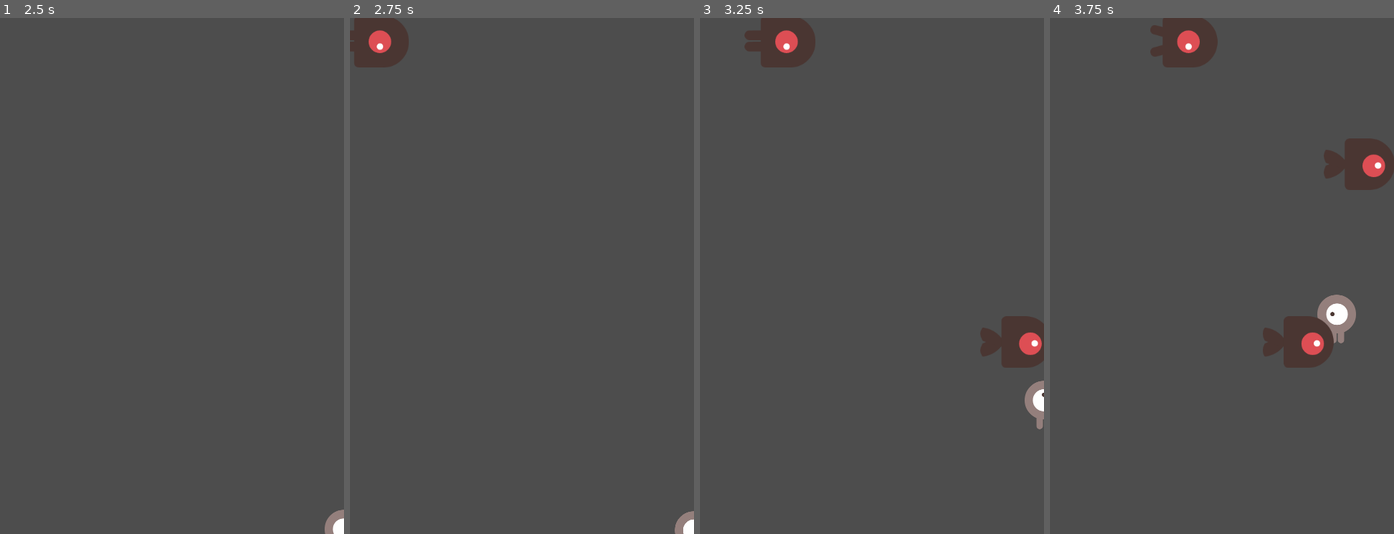
Above: before the commit, frames 1-4 (left to right).
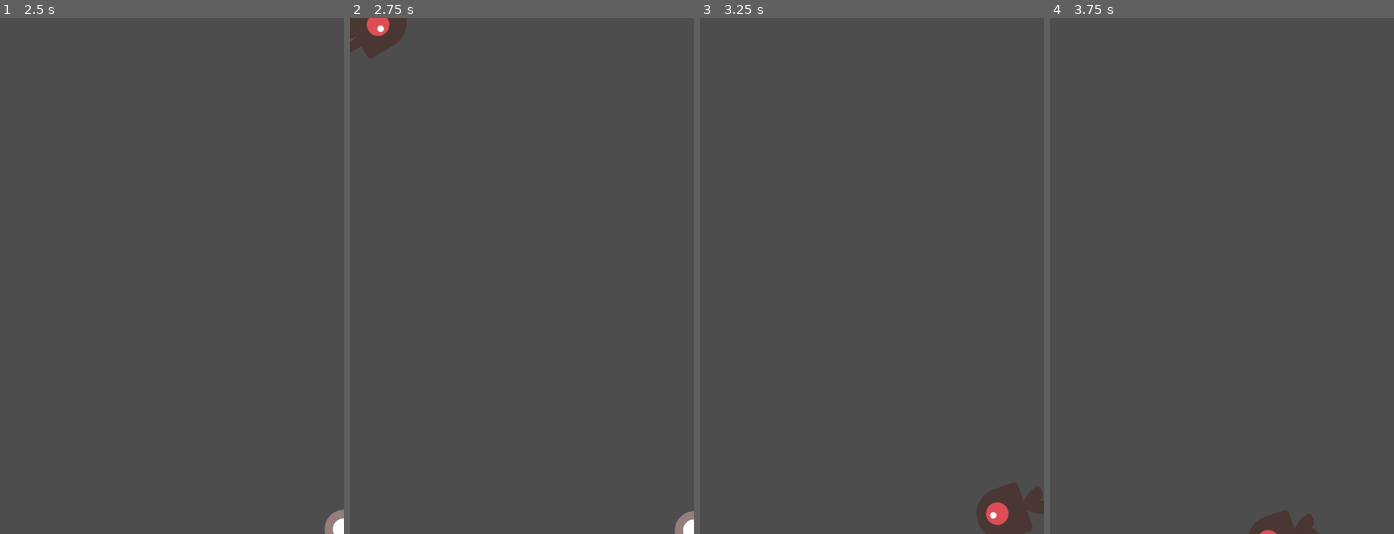
Above: after the commit, the same moments.

Repository: almightobasadre/DodgeTheCreeps_1289
Game: Godot game, scene res://main.tscn
Two runs of this game, one before a commit and one after it. Both use one fixed random seed, a clock stepped at 60 frames per second and the inputs below.
Inputs:
- Up to frame 1 (2.5 s): tap Enter at 0.5 s; hold Right (move_right) 0.53-1.28 s; hold Down (move_down) 1.28-2.03 s; hold Right (move_right) from 2.03 s (still down)
- Up to frame 2 (2.75 s): keep holding Right (move_right)
- Up to frame 3 (3.25 s): release Right (move_right) at 2.78 s; hold Up (move_up) from 2.78 s (still down)
- Up to frame 4 (3.75 s): release Up (move_up) at 3.53 s; hold Left (move_left) from 3.53 s (still down)

Frame 1 is identical in both runs. In frame 2, 0.9% of the frame differs, in the area x 0-18%, y 0-10%; in frame 3, 4.7%; in frame 4, 5.7%, in the area x 29-100%, y 0-100%.

Commit message:
Created a HUD scene and added randomness to mob direction

Diff:
--- /dev/null
+++ b/hud.tscn
@@ -0,0 +1,57 @@
+[gd_scene load_steps=2 format=3 uid="uid://ckyfs1qr03tu1"]
+
+[ext_resource type="FontFile" uid="uid://5c2d6wc32fwd" path="res://assets/fonts/Xolonium-Regular.ttf" id="1_iatky"]
+
+[node name="HUD" type="CanvasLayer"]
+
+[node name="ScoreLabel" type="Label" parent="."]
+anchors_preset = 5
+anchor_left = 0.5
+anchor_right = 0.5
+offset_left = -22.5
+offset_right = 22.5
+offset_bottom = 78.0
+grow_horizontal = 2
+size_flags_horizontal = 4
+theme_override_fonts/font = ExtResource("1_iatky")
+theme_override_font_sizes/font_size = 64
+text = "0"
+horizontal_alignment = 1
+
+[node name="Message" type="Label" parent="."]
+anchors_preset = 8
+anchor_left = 0.5
+anchor_top = 0.5
+anchor_right = 0.5
+anchor_bottom = 0.5
+offset_left = -240.0
+offset_top = -120.0
+offset_right = 240.0
+offset_bottom = 120.0
+grow_horizontal = 2
+grow_vertical = 2
+theme_override_fonts/font = ExtResource("1_iatky")
+theme_override_font_sizes/font_size = 64
+text = "Dodge the creeps!"
+horizontal_alignment = 1
+autowrap_mode = 2
+
+[node name="StartButton" type="Button" parent="."]
+anchors_preset = 7
+anchor_left = 0.5
+anchor_top = 1.0
+anchor_right = 0.5
+anchor_bottom = 1.0
+offset_left = -100.0
+offset_top = -140.0
+offset_right = 100.0
+offset_bottom = -40.0
+grow_horizontal = 2
+grow_vertical = 0
+theme_override_fonts/font = ExtResource("1_iatky")
+theme_override_font_sizes/font_size = 64
+text = "Start"
+
+[node name="MessageTimer" type="Timer" parent="."]
+wait_time = 2.0
+one_shot = true
--- a/main.gd
+++ b/main.gd
@@ -41,6 +41,8 @@
 	mob.position = mob_spawn_location.position
 
 	# Add some randomness to the direction.
+	direction += randf_range(-PI / 4, PI / 4)
+	mob.rotation = direction
 
 	# Choose the velocity for the mob.
 	var velocity = Vector2(randf_range(150.0, 250.0), 0.0)
